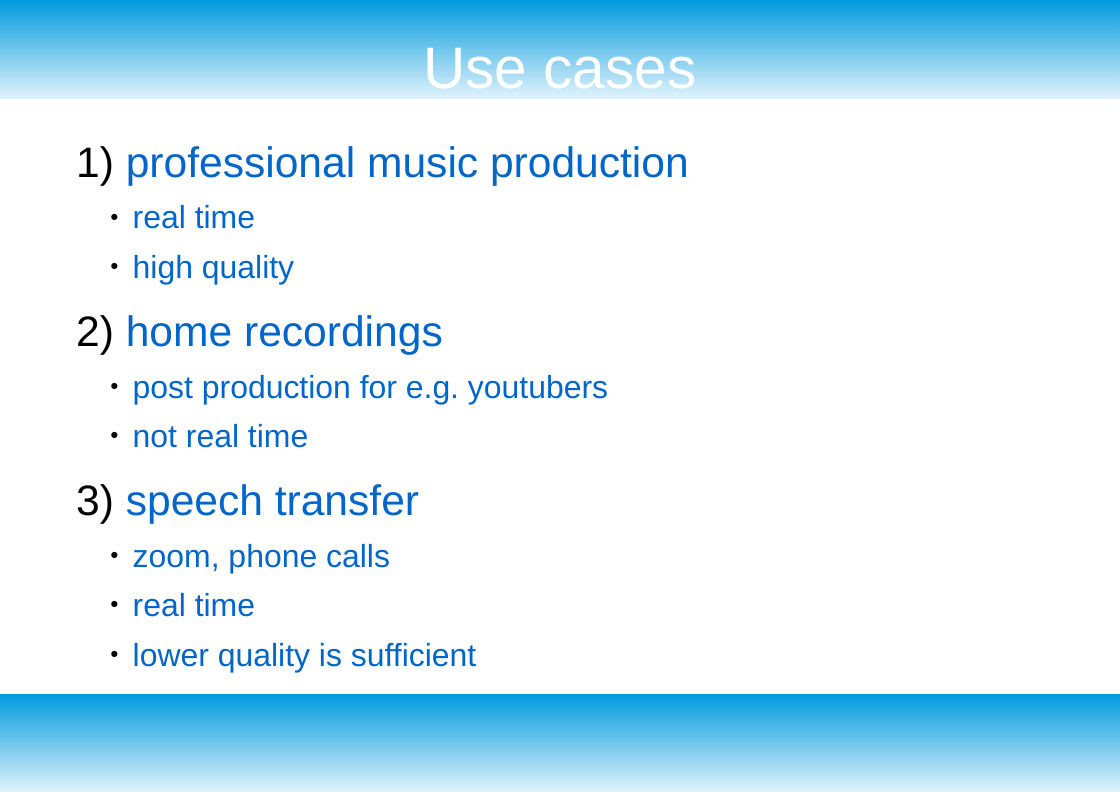
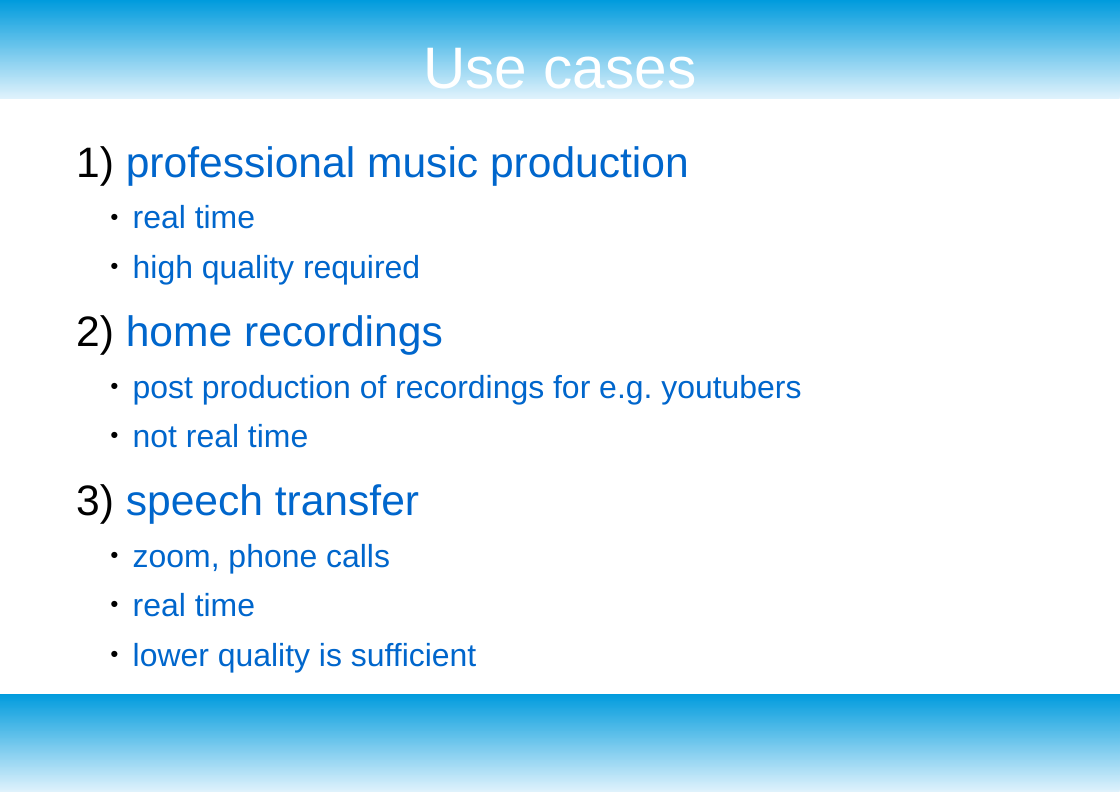
Before and after one commit to jakobatgithub/unreverb, a slide deck: slide 3 of project_presentation.odp. Drawn at 1120x792 pixels with LibreOffice and Linux fonts; fonts in the diff are those of the drawing. Boxes give left, top, right and bottom in pixels: in the first picture for what was removed or moved away, otherwise in the second. Text is boxed around its words. In the diff, an @@ line names an element or a change of style, - is before the commit and + after.

```diff
--- a/project_presentation.odp
+++ b/project_presentation.odp
@@ text at bbox=[133, 255, 420, 285]: text changed @@
-    ● high quality
+    ● high quality required
@@ text at bbox=[133, 375, 801, 404]: text changed @@
-    ● post production for e.g. youtubers
+    ● post production of recordings for e.g. youtubers
```
Also in this commit, not shown: 1 other slide changed, 1 slide added, 5 other files.
